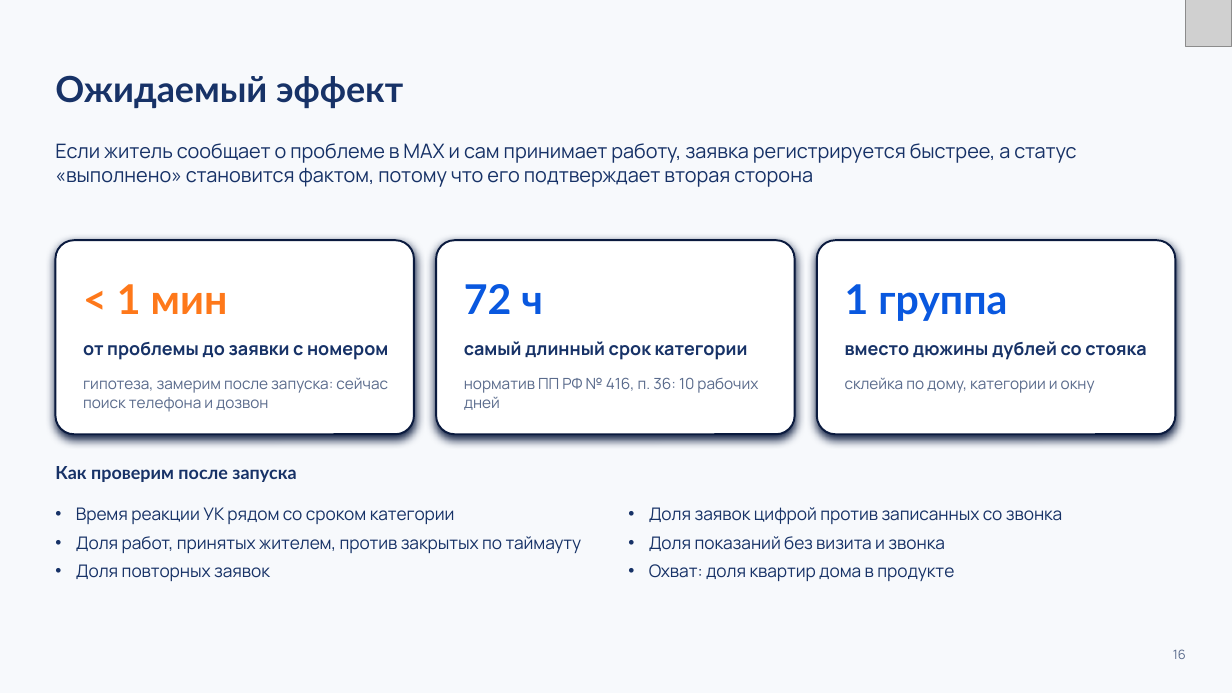
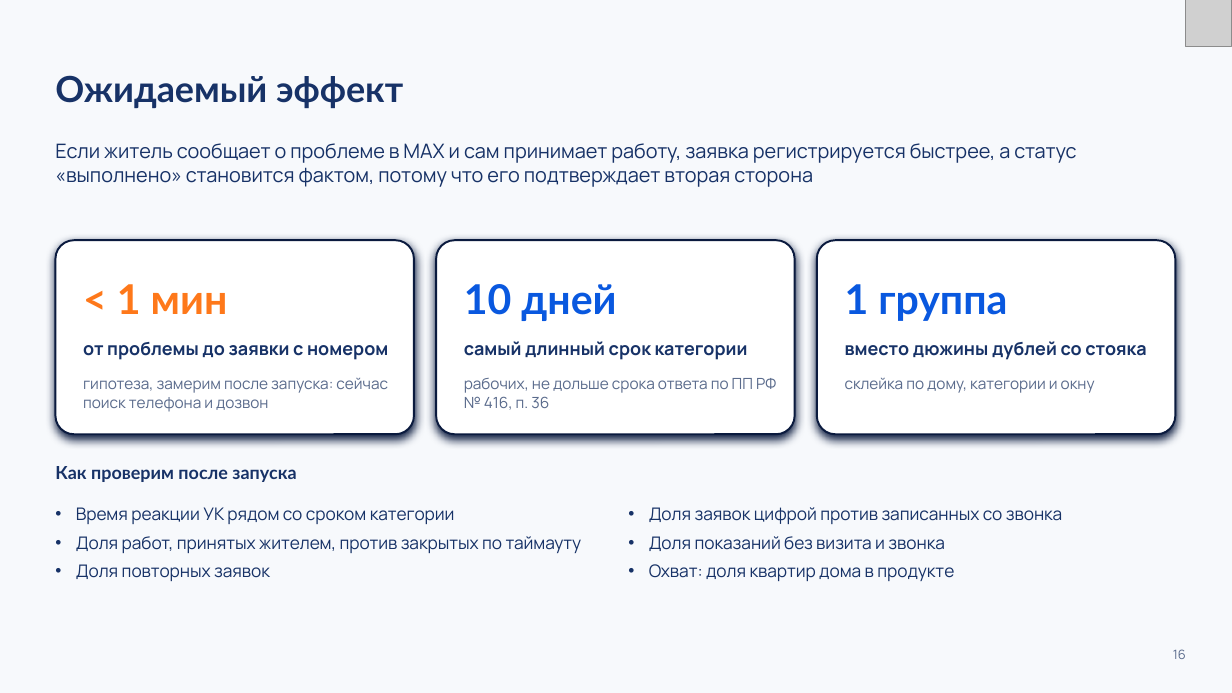
Before and after one commit to K1rL3s/vkmax-mobilization, a slide deck: slide 16 of docs/preza/zheka.pptx. Drawn at 1232x693 pixels with LibreOffice and Linux fonts; fonts in the diff are those of the drawing; grey boxes stand for pictures. Boxes give left, top, right and bottom in pixels: in the first picture for what was removed or moved away, otherwise in the second. Text is boxed around its words. In the diff, an @@ line names an element or a change of style, - is before the commit and + after.

```diff
--- a/docs/preza/zheka.pptx
+++ b/docs/preza/zheka.pptx
@@ text at [464,284,616,321]: text changed @@
-72 ч
+10 дней
@@ text at [464,378,776,410]: text changed @@
-норматив ПП РФ № 416, п. 36: 10 рабочих дней
+рабочих, не дольше срока ответа по ПП РФ № 416, п. 36
```
Also in this commit, not shown: 4 other slides changed, 56 other files.
